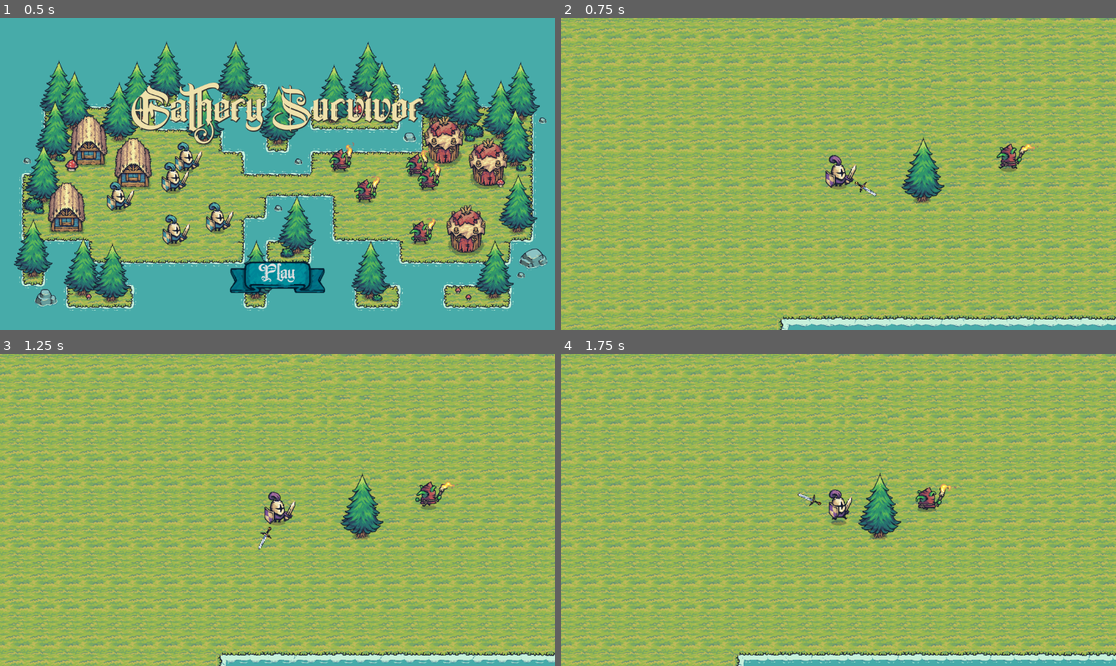
Above: before the commit, frames 1-4 (two rows, left to right).
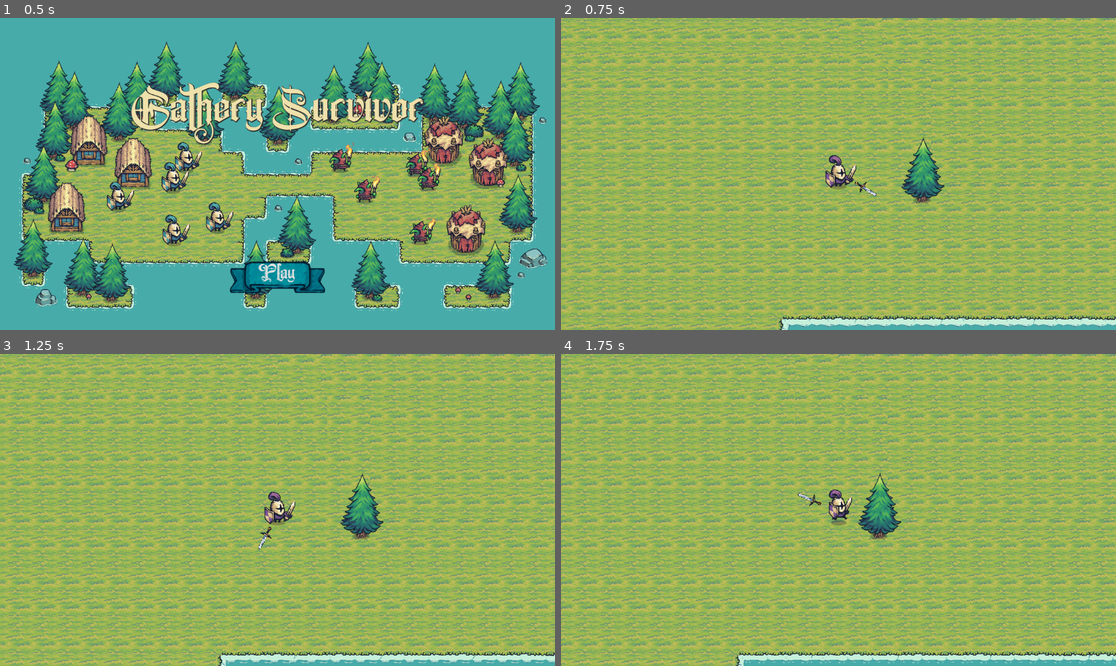
Above: after the commit, the same moments.

Repository: dev-abraao/gathery-survivor
Game: Godot game, scene res://Scenes/Menu/main_menu.tscn
Two runs of this game, one before a commit and one after it. Both use one fixed random seed, a clock stepped at 60 frames per second and the inputs below.
Inputs (mouse positions are in pixels of both pictures, inside the frame that each line leads up to):
- Up to frame 1 (0.5 s): no input
- Up to frame 2 (0.75 s): click "Play" at 0.5 s
- Up to frame 3 (1.25 s): no input
- Up to frame 4 (1.75 s): tap Enter (ui_accept) at 1.25 s; move the mouse to (960, 494) at 1.27 s; hold Right (ui_right) from 1.28 s (still down); hold Enter (ui_accept) from 1.28 s (still down)

Frame 1 is identical in both runs. In frame 2, 0.3% of the frame differs, in the area x 78-86%, y 40-50%; in frame 3, 0.3%, in the area x 74-83%, y 40-50%; in frame 4, 0.3%.

Commit message:
clean debug functions and player color when struck

Diff:
--- a/Scenes/Enemies/Goblin/enemy.gd
+++ b/Scenes/Enemies/Goblin/enemy.gd
@@ -11,15 +11,13 @@
 var attack_timer = 0.0
 var max_health = 30
 var current_health = 30
-var is_dead = false  # <- Adicionar esta variável
+var is_dead = false
 
 func _ready():
-    # Adicionar ao grupo de inimigos
     add_to_group("enemies")
     current_health = max_health
 
 func _physics_process(delta: float) -> void:
-    # Se está morto, não fazer nada
     if is_dead:
         return
 
@@ -52,7 +50,6 @@
     move_and_slide()
 
 func attack():
-    # Não atacar se está morto
     if is_dead:
         return
 
@@ -80,14 +77,12 @@
         player.take_damage(50)
 
 func take_damage(amount: int):
-    # Não tomar dano se já está morto
     if is_dead:
         return
 
     current_health -= amount
     print("Inimigo levou ", amount, " de dano! Vida: ", current_health)
 
-    # Efeito visual (opcional)
     modulate = Color.RED
     var tween = create_tween()
     tween.tween_property(self, "modulate", Color.WHITE, 0.1)
@@ -96,27 +91,22 @@
         die()
 
 func die():
-    # Evitar morrer duas vezes
     if is_dead:
         return
 
-    is_dead = true  # <- Marcar como morto PRIMEIRO
+    is_dead = true
     print("Inimigo morreu!")
 
     velocity = Vector2.ZERO
     is_attacking = false
 
-    # Desabilitar colisões
     set_collision_layer(0)
     set_collision_mask(0)
 
-    # Remover do grupo de inimigos para que weapon pare de mirar nele
     remove_from_group("enemies")
 
-    # Tocar animação de morte
     animated_sprite.play("death")
 
-    # Timer para destruir
     var death_timer = Timer.new()
     add_child(death_timer)
     death_timer.wait_time = 1.4
--- a/Scenes/Player/character_body_2d.gd
+++ b/Scenes/Player/character_body_2d.gd
@@ -19,6 +19,11 @@
 
 func take_damage(amount:float):
 	var new_health = health - amount
+
+	modulate = Color.YELLOW
+	var tween = create_tween()
+	tween.tween_property(self, "modulate", Color.WHITE, 0.1)
+
 	if new_health <= 0:
 		die()
 	else:
@@ -26,19 +31,16 @@
 		print("Vida do player", health)
 
 func die():
-	# Desabilitar movimento e input
 	set_process_input(false)
 	set_physics_process(false)
 	velocity = Vector2.ZERO
-	weapon_instance.queue_free()  # Remover a arma
+	weapon_instance.queue_free()
 
-	# Tocar animação de morte
 	animated_sprite.play("death")
 
-	# Criar um timer para mudar de cena após a animação
 	var death_timer = Timer.new()
 	add_child(death_timer)
-	death_timer.wait_time = 1.0  # Ajuste para a duração da sua animação de morte
+	death_timer.wait_time = 1.0
 	death_timer.one_shot = true
 	death_timer.timeout.connect(func(): get_tree().change_scene_to_file("res://Scenes/Menu/main_menu.tscn"))
 	death_timer.start()
--- a/Scenes/Spawner/spawner.gd
+++ b/Scenes/Spawner/spawner.gd
@@ -18,33 +18,24 @@
         spawn_enemy()
 
 func spawn_enemy():
-    var max_attempts = 50
-    var attempts = 0
+    var random_angle = randf() * 2 * PI
+    var random_distance = randf_range(min_spawn_distance, max_spawn_distance)
+    var spawn_pos = player.position + Vector2(
+        cos(random_angle) * random_distance,
+        sin(random_angle) * random_distance
+    )
 
-    while attempts < max_attempts:
-        var random_angle = randf() * 2 * PI
-        var random_distance = randf_range(min_spawn_distance, max_spawn_distance)
-        var spawn_pos = player.position + Vector2(
-            cos(random_angle) * random_distance,
-            sin(random_angle) * random_distance
-        )
+    if is_valid_spawn_position(spawn_pos):
+        create_enemy_at_position(spawn_pos)
+        return
 
-        if is_valid_spawn_position(spawn_pos):
-            create_enemy_at_position(spawn_pos)
-            return
-
-        attempts += 1
-
-    print("Não foi possível encontrar posição válida para spawn")
 
 func is_valid_spawn_position(world_pos: Vector2) -> bool:
-    # Verificar cada layer do TileMap
     for child in world_tilemap.get_children():
         if child is TileMapLayer:
             var tile_pos = child.local_to_map(world_pos)
             var source_id = child.get_cell_source_id(tile_pos)
 
-            # Se é água (source_id = 0 na layer Water), não spawnar
             if child.name == "Water"  and source_id != -1:
                 return false
             if child.name == "Foam"  and source_id != -1:
@@ -60,23 +51,3 @@
     enemy_instance.position = spawn_pos
 
     get_parent().add_child(enemy_instance)
-
-# Para debug - pressione espaço para ver informações do tile
-func _input(event):
-    if event.is_action_pressed("ui_accept"):
-        debug_tile_info()
-
-func debug_tile_info():
-    var mouse_pos = get_global_mouse_position()
-    print("=== Tile Info ===")
-
-    for child in world_tilemap.get_children():
-        if child is TileMapLayer:
-            var tile_pos = child.local_to_map(mouse_pos)
-            var source_id = child.get_cell_source_id(tile_pos)
-            var atlas_coords = child.get_cell_atlas_coords(tile_pos)
-
-            print("Layer: ", child.name)
-            print("Source ID: ", source_id)
-            print("Atlas Coords: ", atlas_coords)
-            print("---")
--- a/Scenes/Weapons/weapon.gd
+++ b/Scenes/Weapons/weapon.gd
@@ -64,22 +64,17 @@
 
 func _on_body_entered(body):
 	if body.is_in_group("enemies") and is_instance_valid(body):
-		# Verificar se o inimigo está em cooldown
 		if body in enemies_hit:
 			return
 
-		print("Espada acertou inimigo!")
 
-		# Causar dano ao inimigo
 		if body.has_method("take_damage"):
 			body.take_damage(damage)
 
-			# Adicionar ao cooldown apenas se o inimigo ainda estiver vivo
 			if is_instance_valid(body):
 				enemies_hit[body] = hit_cooldown
 
 func _on_body_exited(body):
-	# Quando inimigo sai da área ou morre, remove do cooldown
 	if body in enemies_hit:
 		enemies_hit.erase(body)
 
--- a/node_2d.tscn
+++ b/node_2d.tscn
@@ -1,7 +1,6 @@
-[gd_scene load_steps=7 format=4 uid="uid://uvtd1vvu81t7"]
+[gd_scene load_steps=6 format=4 uid="uid://uvtd1vvu81t7"]
 
 [ext_resource type="PackedScene" uid="uid://dwaj10bvg23dd" path="res://Scenes/World/World.tscn" id="1_0hol4"]
-[ext_resource type="PackedScene" uid="uid://dpsgihkdgfhi6" path="res://Scenes/Enemies/Goblin/Enemy.tscn" id="5_kdubu"]
 [ext_resource type="PackedScene" uid="uid://cc1kimtooevdn" path="res://Scenes/Trees/Trees.tscn" id="5_q6r6c"]
 [ext_resource type="PackedScene" uid="uid://b3b80psk6gogb" path="res://Scenes/Player/Player.tscn" id="6_d21ai"]
 [ext_resource type="PackedScene" uid="uid://buh75rwtk5pca" path="res://Scenes/Decorations/Decorations.tscn" id="6_kdubu"]
@@ -11,10 +10,6 @@
 y_sort_enabled = true
 
 [node name="World" parent="." instance=ExtResource("1_0hol4")]
-
-[node name="Enemy" parent="." instance=ExtResource("5_kdubu")]
-z_index = 1
-position = Vector2(185, -520)
 
 [node name="Player" parent="." instance=ExtResource("6_d21ai")]
 z_index = 1
